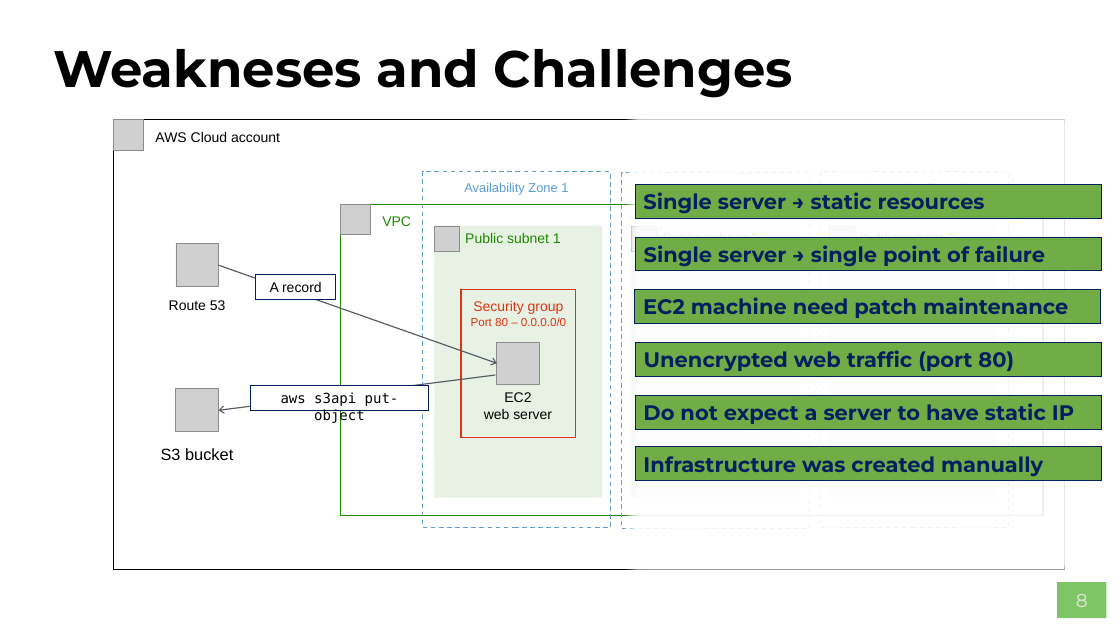
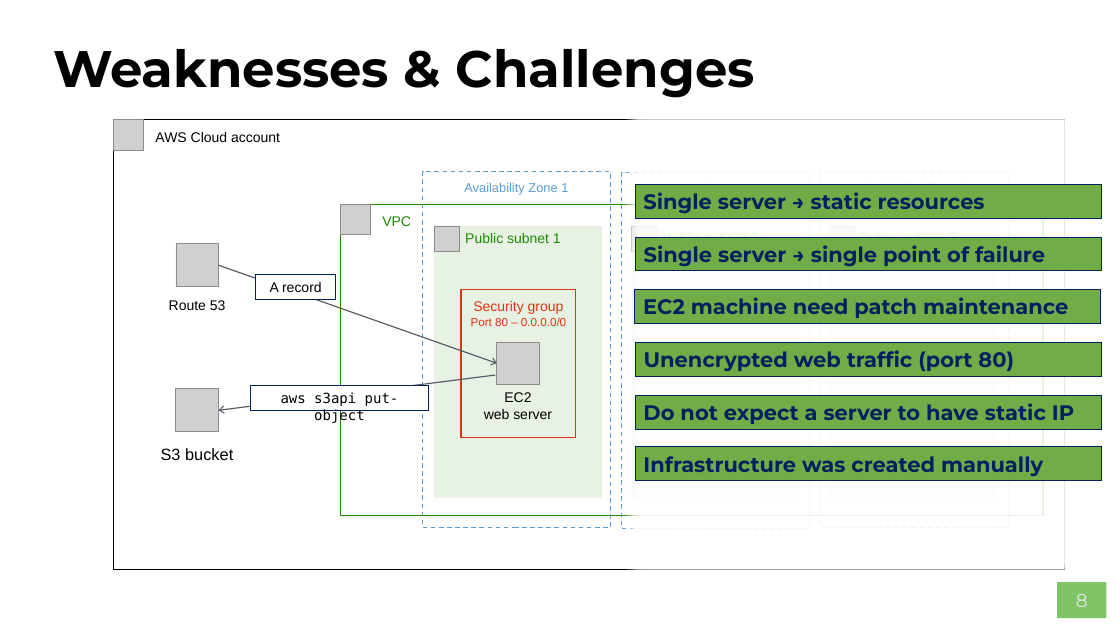
Before and after one commit to AWS-Competence-Group/sessions, a slide deck: slide 8 of 03-aws-core-services-with-iam/03-aws-core-services-with-iam.pptx. Drawn at 1120x630 pixels with LibreOffice and Linux fonts; fonts in the diff are those of the drawing; grey boxes stand for pictures; background and template pictures are left out. Boxes give left, top, right and bottom in pixels: in the first picture for what was removed or moved away, otherwise in the second. Text is boxed around its words. In the diff, an @@ line names an element or a change of style, - is before the commit and + after.

```diff
--- a/03-aws-core-services-with-iam/03-aws-core-services-with-iam.pptx
+++ b/03-aws-core-services-with-iam/03-aws-core-services-with-iam.pptx
@@ title at (53, 49, 755, 98): text changed @@
-Weakneses and Challenges
+Weaknesses & Challenges
```
Also in this commit, not shown: 1 other slide changed, 1 slide added, 1 slide removed.
